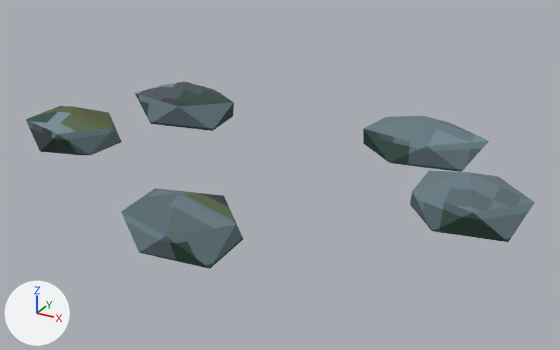
A saved change to the glTF model ArenaTaticaUnity/Assets/ArenaTatica/Resources/Models/Mapa/bosque/enfeite_seixos.glb.
The view is the same before and after, from a 50 mm camera at (0.309, -0.519, 0.277) aimed at (0.026, -0.005, 0.02). Every picture has the same lights, and +X, +Y and +Z are marked at lower left. The picture after the commit comes second.

The first picture shows 'bosque_enfeite_seixos'.
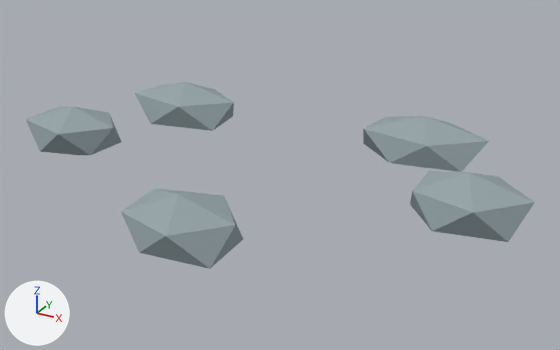
Edits to the bpy script that builds the scene:
```text
Change mat_bosque_pedra:
    where n0 = _N.new('ShaderNodeBsdfPrincipled'); n0.name = 'Principled BSDF'
    n0.inputs[2].default_value: 0.9 -> 0.88  # 'Roughness'
    where n2 = _N.new('ShaderNodeMix'); n2.name = 'Mix'
    add n2.inputs[7].default_value = (0.3, 0.37, 0.39, 1.0)  # 'B', grey #95a4a8
    remove n4 = _N.new('ShaderNodeTexImage'); n4.name = 'Image Texture'
    remove n4.image = img_bosque_pedra
    remove n4.interpolation = 'Closest'
    where n3 = _N.new('ShaderNodeVertexColor'); n3.name = 'Color Attribute'
    remove _L.new(n3.outputs[0], n2.inputs[7])  # 'Color' to 'B'
    remove _L.new(n4.outputs[0], n2.inputs[6])  # 'Color' to 'A'
    add _L.new(n3.outputs[0], n2.inputs[6])  # 'Color' to 'A'
```

Changed parts and their boxes [x1, y1, x2, y2] in the pictures (560 x 350 px):
'bosque_enfeite_seixos', surface changed (cyan to grey): [26, 81, 535, 269] in both
